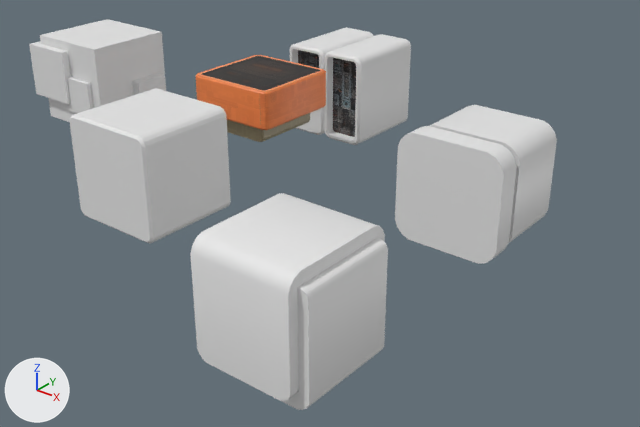
A saved change to the glTF model packages/client/public/models/facilities.glb.
Rendered twice from a 50 mm lens placed at (11.77, -12.82, 6.24), pointed at (1.95, -0.55, -1.37). Lighting does not change. The marker at lower left points along +X, +Y and +Z. Vertices at the same position are counted once.

Objects in the first picture: 'Block01', 'Block02', 'BlockBase', 'Double00', 'Double00.001', 'Engine00', 'Engine00.001', 'FacilityBase', 'Well00', 'Well00.001', 'dynamo00', 'dynamo00.001'.
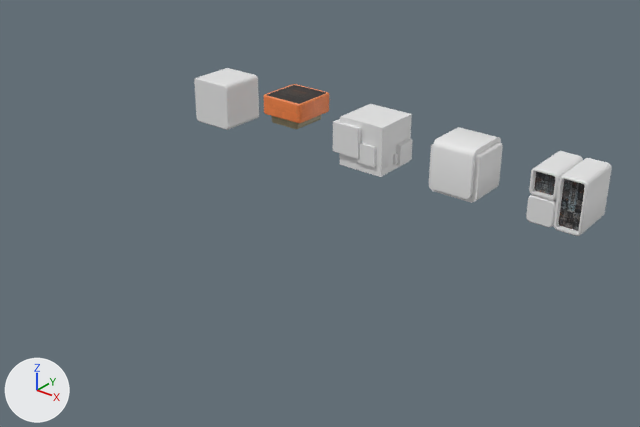
Changed parts and their boxes (x1, y1, x2, y2) in the pictures (640 x 427 px):
'Double00.001', mesh rescaled, moved (63% narrower, 65% shorter)
    before: (190, 193, 385, 401)
    after: (430, 127, 501, 199)
'FacilityBase', mesh rescaled, moved (59% narrower, 60% shorter)
    before: (70, 88, 231, 243)
    after: (194, 68, 259, 130)
'Engine00.001', mesh rescaled, moved (59% narrower, 56% shorter)
    before: (395, 126, 517, 264)
    after: (339, 115, 389, 175)
'Double00', mesh rescaled, moved
    before: (282, 238, 388, 410)
    after: (429, 142, 503, 203)
'dynamo00', mesh rescaled, moved (29% narrower, 28% shorter)
    before: (290, 27, 411, 145)
    after: (526, 151, 612, 236)
'BlockBase', mesh rescaled, moved
    before: (40, 19, 166, 122)
    after: (340, 104, 412, 177)
'Well00', mesh rescaled, moved (49% narrower, 47% shorter)
    before: (196, 55, 326, 130)
    after: (263, 84, 329, 123)
'Engine00', mesh rescaled, moved (not visible afterwards)
    before: (430, 105, 557, 243)
'Block02', mesh rescaled, moved
    before: (29, 41, 166, 104)
    after: (333, 119, 413, 165)
'dynamo00.001', mesh rescaled, moved
    before: (298, 50, 356, 137)
    after: (534, 171, 585, 231)
'Block01', moved
    before: (67, 77, 94, 113)
    after: (357, 143, 398, 167)
'Well00.001', mesh rescaled, moved
    before: (227, 113, 310, 142)
    after: (272, 115, 321, 129)

What the commit changed:
me_cube_007 has 304 vertices, 554 faces and spans x -1.0..1.0, y -1.0..1.0, z -1.0..1.0.
me_cube_007 is used by ob_dynamo00; location (0.0, 3.0, 0.0).
me_cube_007 part 1: the whole mesh is scaled about its middle by 0.5.
me_cube_019 has 80 vertices, 106 faces and spans x -0.9..0.9, y -0.77..1.11, z -0.9..0.9.
me_cube_019 is used by ob_dynamo00_001; location (0.0, 3.0, 0.0).
me_cube_019 part 2: the whole mesh is scaled about the mesh origin by 0.5.
me_cube_001 has 8 vertices, 12 faces and spans x -0.99..0.99, y -1.01..0.96, z -0.99..0.99.
me_cube_001 is used by ob_blockbase; location (-5.0, 0.0, 0.0).
me_cube_001 part 3: the whole mesh is scaled about the mesh origin by 0.5.
me_cube_010 has 64 vertices, 78 faces and spans x -0.99..1.01, y -0.56..0.99, z -1.0..1.0.
me_cube_010 is used by ob_engine00; location (5.0, 0.0, 0.0).
me_cube_010 part 4: the whole mesh is scaled about the mesh origin by 0.5.
me_cube_011 has 64 vertices, 110 faces and spans x -0.99..1.01, y -1.0..-0.39, z -1.0..1.0.
me_cube_011 is used by ob_engine00_001; location (5.0, 0.0, 0.0).
me_cube_011 part 5: the whole mesh is scaled about the mesh origin by 0.5.
me_cube_012 has 52 vertices, 90 faces and spans x -1.0..1.0, y -0.83..0.83, z -1.01..0.82.
me_cube_012 is used by ob_double00; location (5.0, -5.0, 0.0).
me_cube_012 part 6: the whole mesh is scaled about the mesh origin by 0.5.
me_cube_013 has 64 vertices, 106 faces and spans x -0.83..0.83, y -1.0..1.0, z -0.84..1.01.
me_cube_013 is used by ob_double00_001; location (5.0, -5.0, 0.0).
me_cube_013 part 7: the whole mesh is scaled about the mesh origin by 0.5.
me_cube_015 has 24 vertices, 32 faces and spans x -1.19..1.21, y -1.18..1.18, z -0.78..0.78.
me_cube_015 is used by ob_block02; location (-5.0, 0.0, 0.0).
me_cube_015 part 8: the whole mesh is scaled about its middle by 0.5.
me_cube_005 has 64 vertices, 124 faces and spans x -1.0..1.0, y -1.0..1.0, z -1.0..1.0.
me_cube_005 is used by ob_facilitybase; location (0.0, -3.0, 0.0).
me_cube_005 part 9: the whole mesh is scaled about its middle by 0.5.
me_cube_008 has 64 vertices, 124 faces and spans x -0.97..0.97, y -0.98..0.96, z 0.23..1.0.
me_cube_008 is used by ob_well00; location (0.0, 0.0, 0.0).
me_cube_008 part 10: the whole mesh is scaled about the mesh origin by 0.516.
me_cube_017 has 96 vertices, 178 faces and spans x -0.7..0.698, y -0.769..0.721, z -0.148..0.265.
me_cube_017 is used by ob_well00_001; location (0.0, 0.0, 0.0).
me_cube_017 part 11: the whole mesh is scaled about its middle by 0.516, then moved by (0.001, 0.014, -0.032).
Object 'dynamo00' (ob_dynamo00) moves from (0.0, 3.0, 0.0) to (6.5, 0.5, 0.0).
Object 'dynamo00.001' (ob_dynamo00_001) moves from (0.0, 3.0, 0.0) to (6.5, 0.5, 0.0).
Object 'BlockBase' (ob_blockbase) moves from (-5.0, 0.0, 0.0) to (2.5, 0.5, 0.0).
Object 'Engine00' (ob_engine00) moves from (5.0, 0.0, 0.0) to (2.5, 0.5, 0.0).
Object 'Engine00.001' (ob_engine00_001) moves from (5.0, 0.0, 0.0) to (2.5, 0.5, 0.0).
Object 'Double00' (ob_double00) moves from (5.0, -5.0, 0.0) to (4.5, 0.5, 0.0).
Object 'Double00.001' (ob_double00_001) moves from (5.0, -5.0, 0.0) to (4.5, 0.5, 0.0).
Object 'Block01' (ob_block01) moves from (-5.0, 0.0, 0.0) to (2.5, 0.5, 0.0).
Object 'Block02' (ob_block02) moves from (-5.0, 0.0, 0.0) to (2.5, 0.5, 0.0).
Object 'FacilityBase' (ob_facilitybase) moves from (0.0, -3.0, 0.0) to (-1.5, 0.5, 0.0).
Object 'Well00' (ob_well00) moves from (0.0, 0.0, 0.0) to (0.5, 0.5, 0.0).
Object 'Well00.001' (ob_well00_001) moves from (0.0, 0.0, 0.0) to (0.5, 0.5, 0.0).
